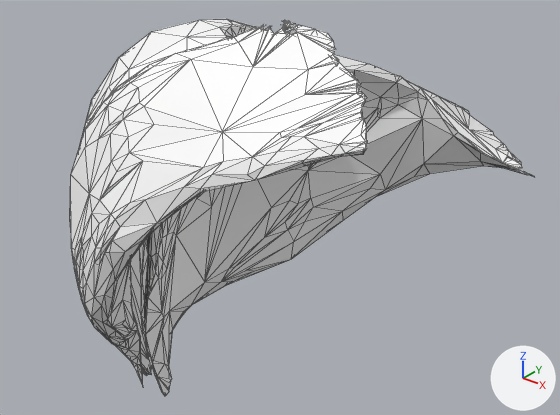
Before and after pictures for a commit that changed the glTF model public/assets/hra-v1/female/deltoid-r.lod2.glb.
Both versions are drawn from a 50 mm lens placed at (0.1482, -0.1761, 0.1284), pointed at (0.0002, 0.0088, 0.0137). Arrows for +X, +Y and +Z are at lower right; the lights stay in place. The picture after the commit comes second. Mesh edges are drawn as thin lines.

Script lines for the objects in view, before the commit:
```python
me_deltoid_r = bpy.data.meshes.new('deltoid-r')
me_deltoid_r.from_pydata(...)  # 1173 vertices, 2361 faces; spans x -0.86..0.86, y -0.71..0.71, z -1.0..1.0
me_deltoid_r.materials.append(mat_deltoid_r)  # white #ffffff
ob_deltoid_r = bpy.data.objects.new('deltoid-r', me_deltoid_r)
ob_deltoid_r.location = (-0.0002, 0.0, 0.0)
ob_deltoid_r.scale = (0.0838, 0.0838, 0.0838)
```
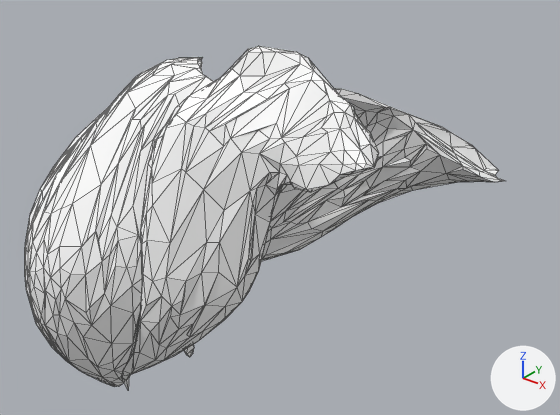
Edits to the bpy script that builds the scene:
```text
Change me_deltoid_r:
    used by ob_deltoid_r; location = (-0.0002, 0.0, 0.0); scale = (0.0838, 0.0838, 0.0838)
    remove me_deltoid_r.from_pydata(...)  # 1173 vertices, 2361 faces; spans x -0.86..0.86, y -0.71..0.71, z -1.0..1.0
    add me_deltoid_r.from_pydata(...)  # 1206 vertices, 2400 faces; spans x -0.9..0.9, y -0.87..0.87, z -1.0..1.0
    me_deltoid_r part 1: the loose piece of 433 vertices spanning x -0.58..0.8, y -0.71..-0.16, z -0.81..1.0 is rebuilt with 348 vertices and now spans x -0.56..0.9, y -0.63..0.04, z -0.82..1.0
    me_deltoid_r part 2: the loose piece of 420 vertices spanning x -0.76..0.86, y -0.2..0.71, z -1.0..0.82 is rebuilt with 506 vertices and now spans x -0.9..0.84, y -0.09..0.87, z -1.0..0.76
    me_deltoid_r part 3: the loose piece of 320 vertices spanning x -0.86..0.1, y -0.49..0.25, z -0.79..0.93 is rebuilt with 352 vertices and now spans x -0.84..-0.09, y -0.87..0.08, z -0.81..0.89
Change ob_deltoid_r:
    ob_deltoid_r.location: (-0.0002, 0.0, 0.0) -> (0.0, 0.0, 0.0)
    ob_deltoid_r.scale: (0.0838, 0.0838, 0.0838) -> (0.072, 0.072, 0.072)
```

Boxes (x1, y1, x2, y2) around the edits, measured in the pictures (560 x 415 px):
'deltoid-r', reshaped, moved, rescaled (8% shorter)
    before: (70, 19, 534, 396)
    after: (25, 46, 505, 391)
part 1 of me_deltoid_r, rebuilt (13% narrower)
    before: (70, 20, 368, 386)
    after: (121, 46, 379, 391)
part 2 of me_deltoid_r, rebuilt (17% narrower, 21% shorter)
    before: (145, 54, 534, 396)
    after: (184, 88, 505, 357)
part 3 of me_deltoid_r, rebuilt
    before: (80, 19, 255, 376)
    after: (25, 57, 214, 387)
